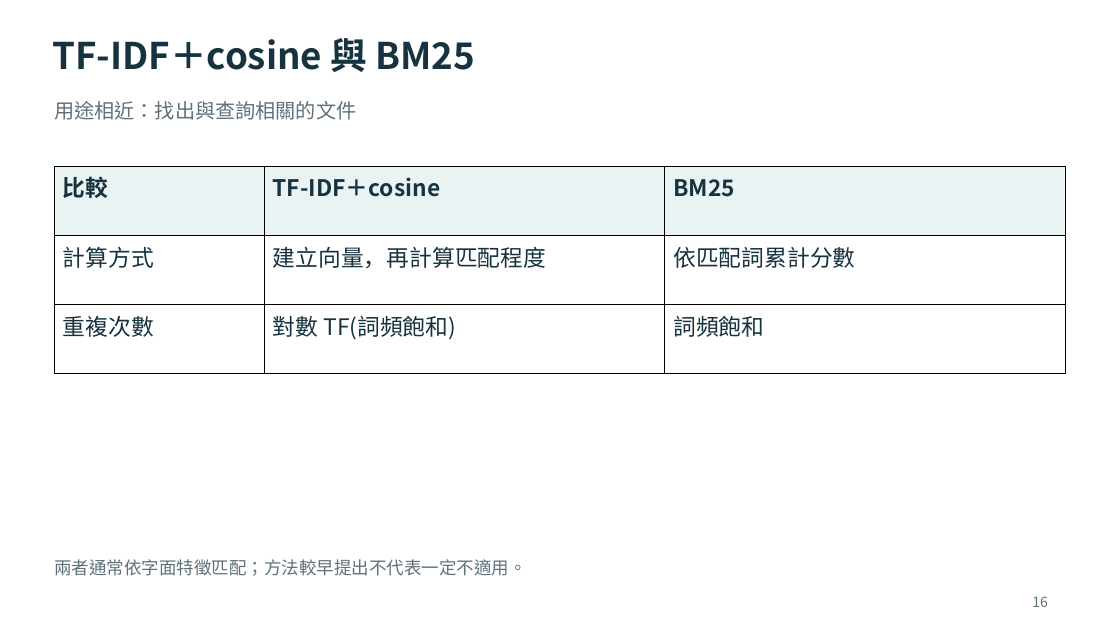
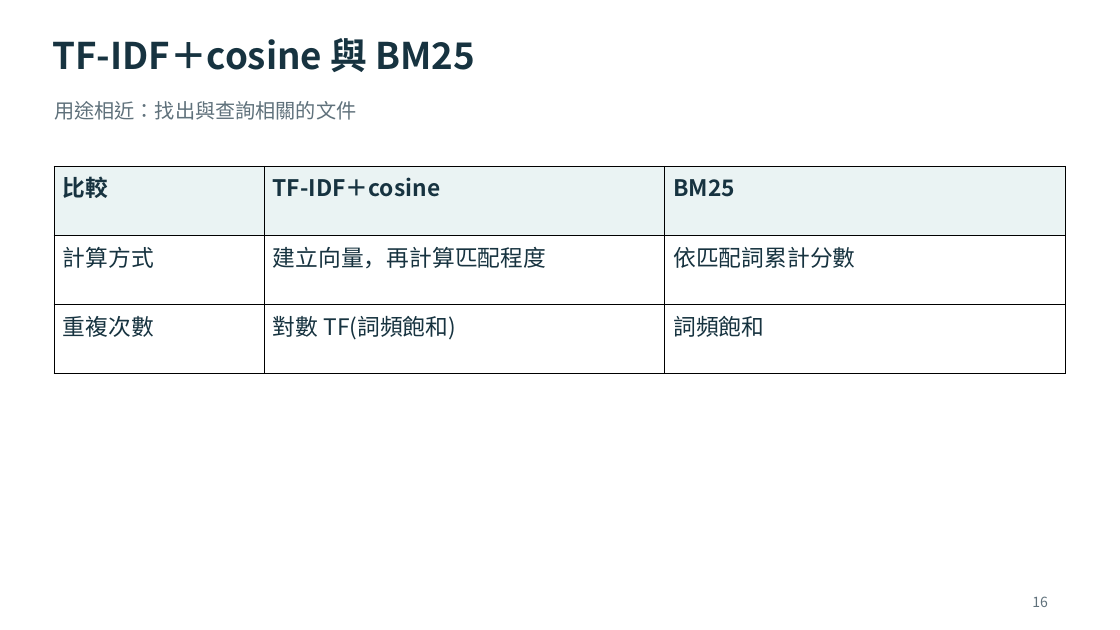
Before and after one commit to OohelloworldoO/Paper-Reading-Notes, a slide deck: slide 29 of 2026/1012-TF-IDF/RAG_檢索工具與TFIDF實作_Meeting.pptx. Drawn at 1120x630 pixels with LibreOffice and Linux fonts; fonts in the diff are those of the drawing. Boxes give left, top, right and bottom in pixels: in the first picture for what was removed or moved away, otherwise in the second. Text is boxed around its words. In the diff, an @@ line names an element or a change of style, - is before the commit and + after.

Commit message:
update

```diff
--- a/2026/1012-TF-IDF/RAG_檢索工具與TFIDF實作_Meeting.pptx
+++ b/2026/1012-TF-IDF/RAG_檢索工具與TFIDF實作_Meeting.pptx
@@ text removed at (54,559,526,576) @@
-兩者通常依字面特徵匹配；方法較早提出不代表一定不適用。
```
Also in this commit, not shown: 1 other slide changed, 1 slide added, 1 slide removed.
